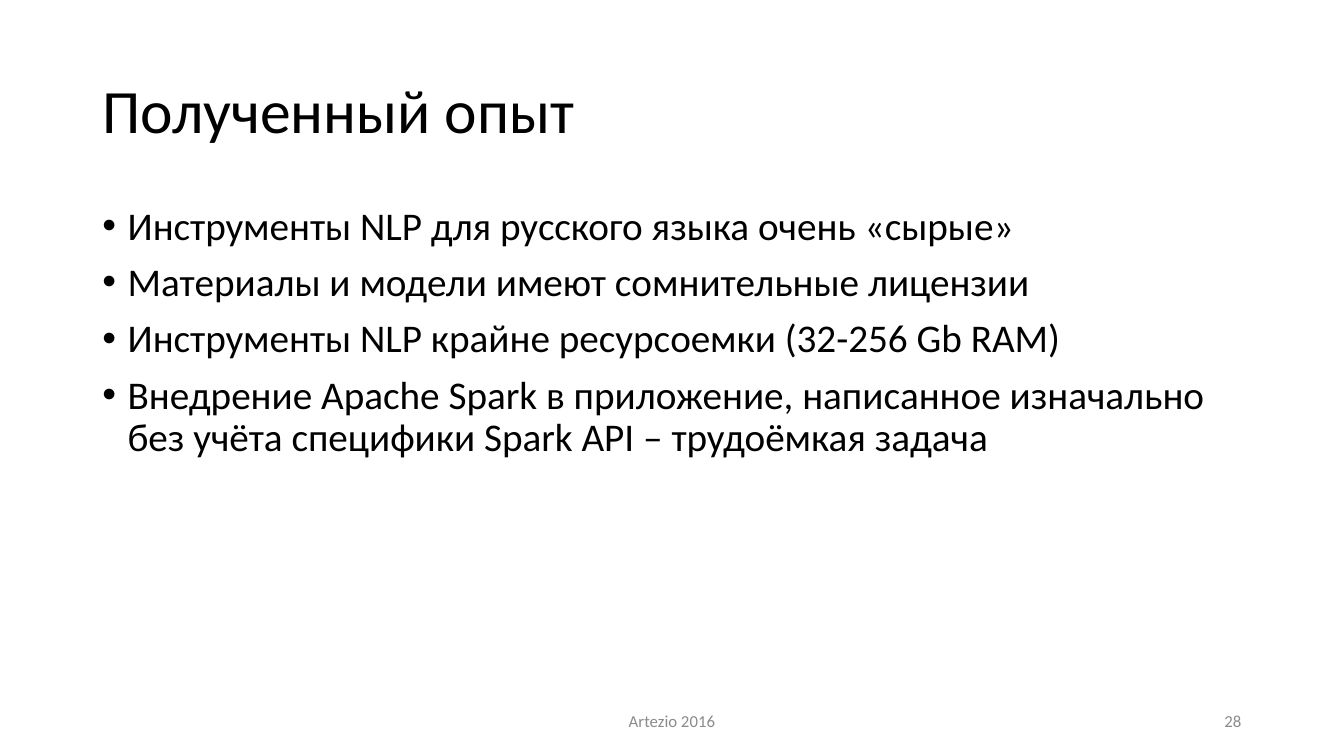
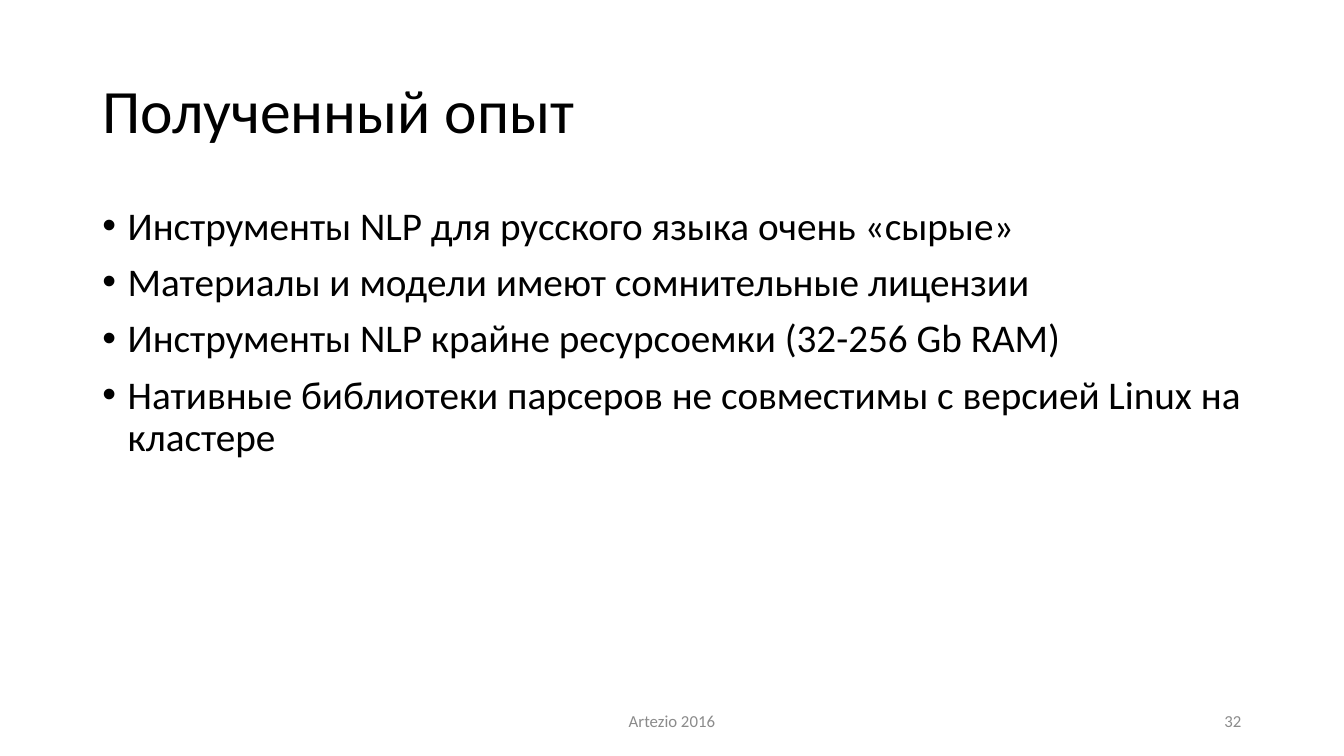
Before and after one commit to ike3/yodaqa, a slide deck: slide 32 of doc/Presentation.pptx (slide 28 before the commit). Drawn at 1344x756 pixels with LibreOffice and Linux fonts; fonts in the diff are those of the drawing. Boxes give left, top, right and bottom in pixels: in the first picture for what was removed or moved away, otherwise in the second. Text is boxed around its words. In the diff, an @@ line names an element or a change of style, - is before the commit and + after.

Commit message:
Presentation

```diff
--- a/doc/Presentation.pptx
+++ b/doc/Presentation.pptx
@@ text at [128, 382, 1241, 458]: text changed; text colour #000000 to #141414 @@
-• Внедрение Apache Spark в приложение, написанное изначально без учёта специфики Spark API – трудоёмкая задача
+• Нативные библиотеки парсеров не совместимы с версией Linux на кластере
@@ page number at [1224, 716, 1241, 727]: text changed @@
-28
+32
```
Also in this commit, not shown: 29 other slides changed, 5 slides added.
